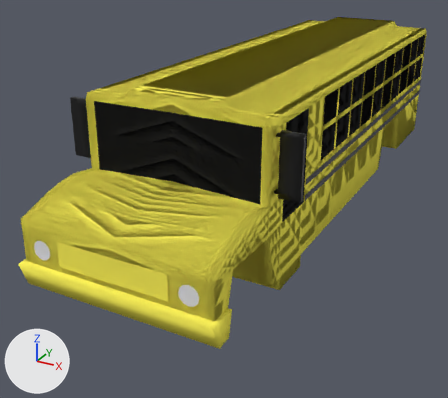
The Blender file working/subahu/bus/bus_school.blend as it was, and as the next commit left it.
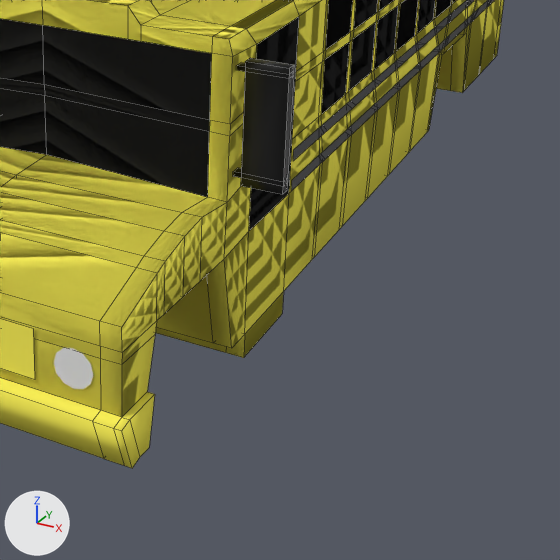
Old and new are each drawn whole from a 50 mm lens placed at (20.33, -49.69, 15.29), pointed at (-2.3, -8.55, -5.28) and again close up on the part from 33% to 100% of the width and 25% to 100% of the height. Every picture has the same lights, and +X, +Y and +Z are marked at lower left. The close-ups show mesh edges as thin lines.

Objects in the first close-up: 'bumper', 'bus', 'grill', 'headLight.005', 'plasticGuard', 'sideMirror', 'windows'.
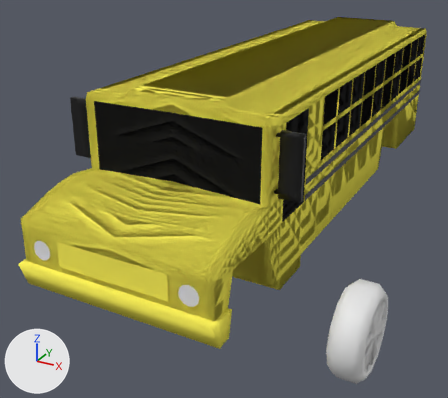
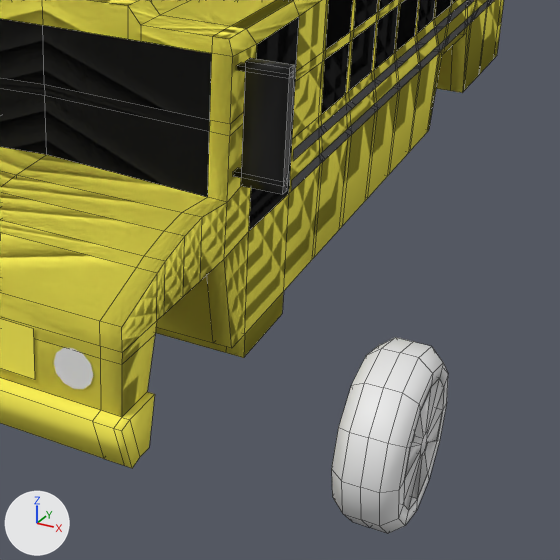
Boxes (x1, y1, x2, y2) around the edits, measured in the close-ups (560 x 560 px):
'Cylinder', added
    after: (332, 337, 448, 533)

The change, as a diff of the scene's bpy script:
```diff
--- a/working/subahu/bus/bus_school.blend.py
+++ b/working/subahu/bus/bus_school.blend.py
@@ me_cylinder_001 @@
+me_cylinder_001.from_pydata(...)  # 96 vertices, 85 faces; spans x 0.0..0.35, y -1.0..1.0, z -2.92..2.92
+me_cylinder_001.polygons.foreach_set('use_smooth', [True] * 85)
@@ ob_cylinder @@
+ob_cylinder = bpy.data.objects.new('Cylinder', me_cylinder_001)
+ob_cylinder.location = (13.2, -21.63, -4.78)
+ob_cylinder.scale = (2.74, 2.74, 0.937)
+_m = ob_cylinder.modifiers.new('Mirror', 'MIRROR')
```
